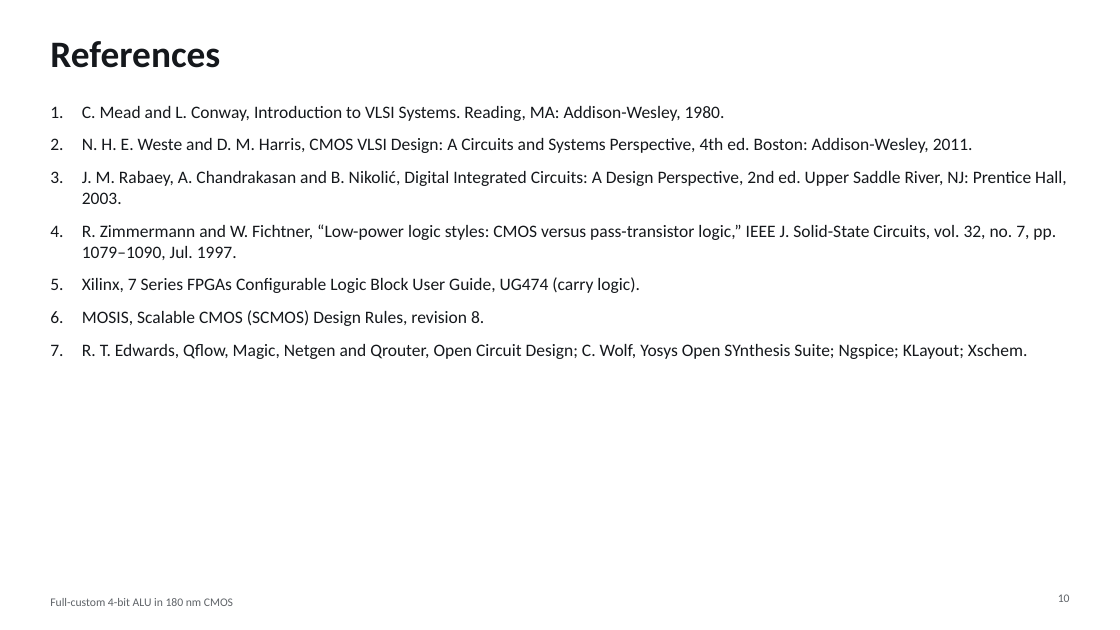
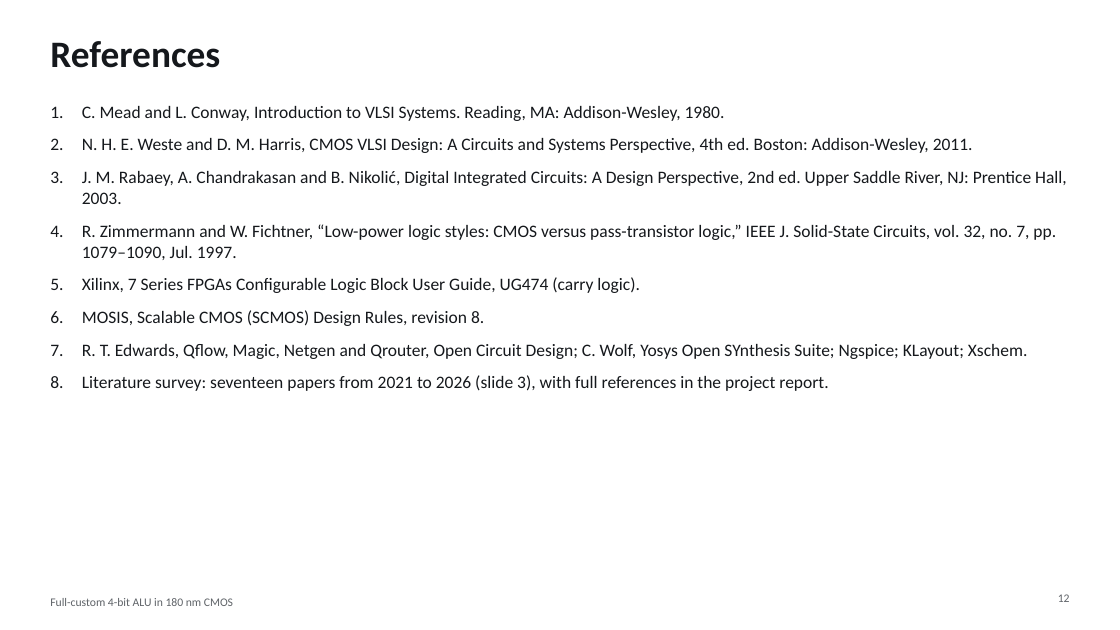
Before and after one commit to manshukgarg/alu-fullcustom-180nm, a slide deck: slide 12 of docs/presentation/ALU4_180nm_presentation.pptx (slide 10 before the commit). Drawn at 1120x630 pixels with LibreOffice and Linux fonts; fonts in the diff are those of the drawing. Boxes give left, top, right and bottom in pixels: in the first picture for what was removed or moved away, otherwise in the second. Text is boxed around its words. In the diff, an @@ line names an element or a change of style, - is before the commit and + after.

```diff
--- a/docs/presentation/ALU4_180nm_presentation.pptx
+++ b/docs/presentation/ALU4_180nm_presentation.pptx
@@ text at (82, 375, 828, 391): paragraph added @@
+8. Literature survey: seventeen papers from 2021 to 2026 (slide 3), with full references in the project report.
@@ page number at (1058, 594, 1070, 602): text changed @@
-10
+12
```
Also in this commit, not shown: 2 other slides changed, 2 slides added, 29 other files.
